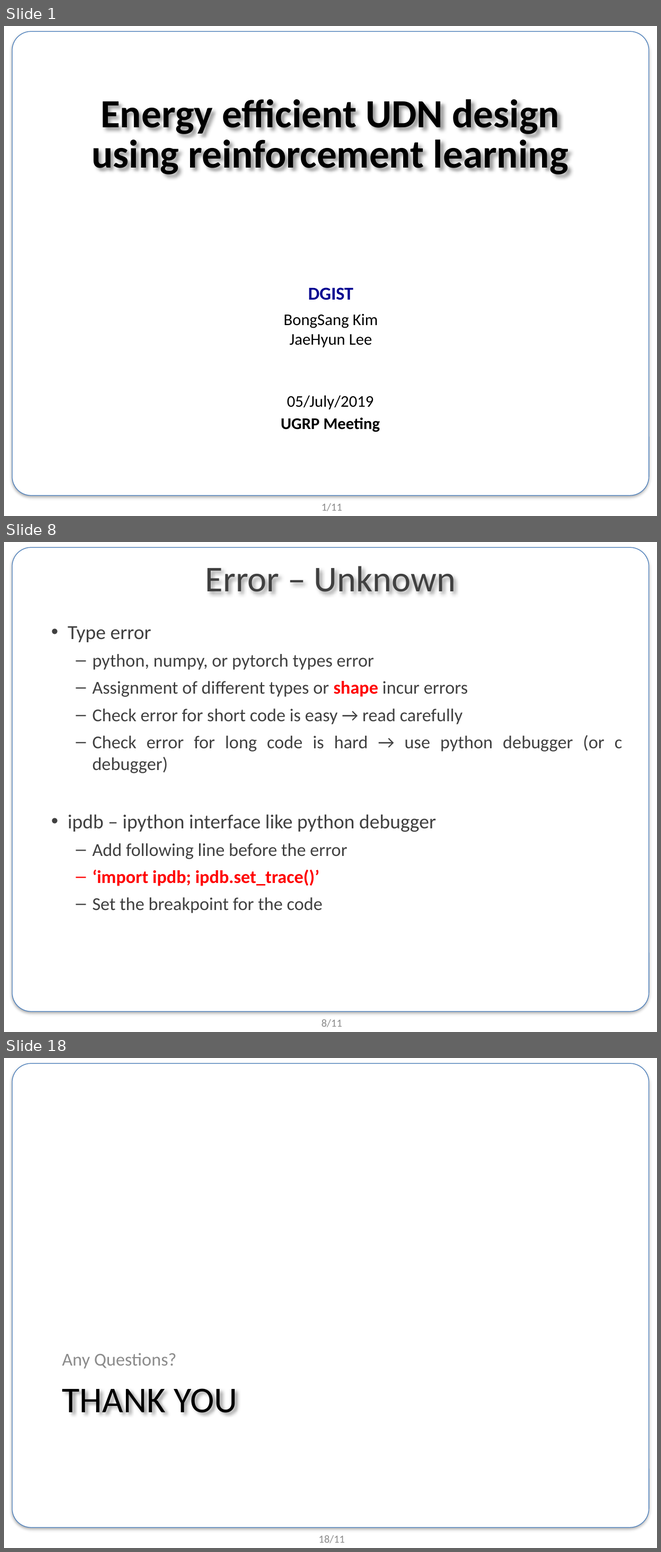
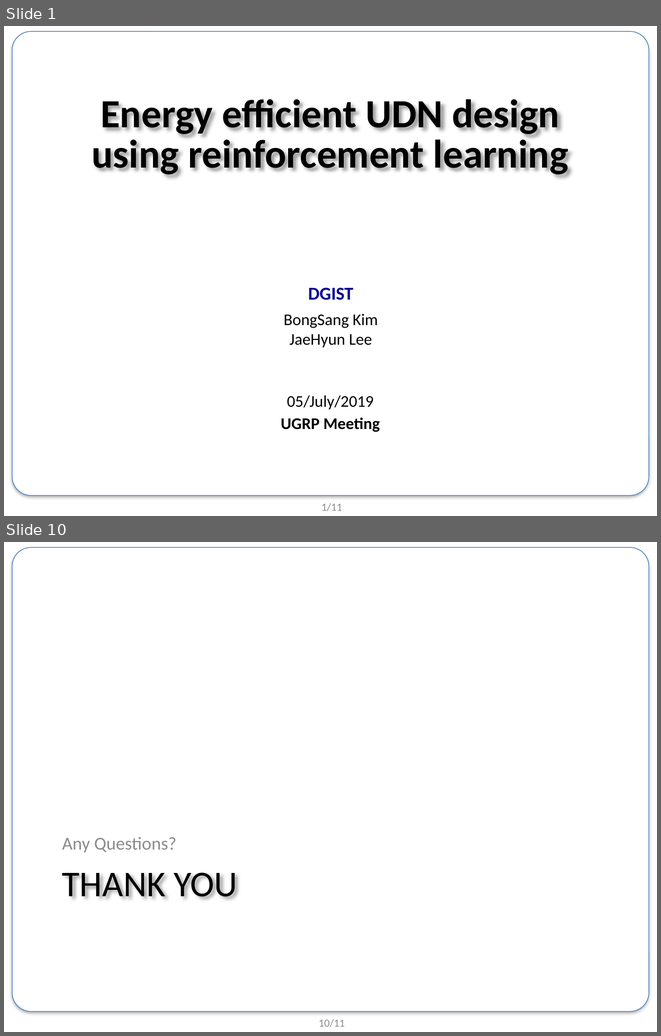
Before and after one commit to BongSangKim/UGRP, a slide deck: 0704 미팅/190704_UGRP_발표자료.pptx. Shown one above the other, each under a label of ours: slides 1, 8 and 18 before the commit, slides 1 and 10 after it; the slides between them are not shown. The pictures are 661x1552 and 661x1036 pixels, drawn with LibreOffice and Linux fonts; fonts in the diff are those of the drawing; background and template pictures are left out. Boxes give left, top, right and bottom in pixels: in the first picture for what was removed or moved away, otherwise in the second. Text is boxed around its words. In the diff, an @@ line names an element or a change of style, - is before the commit and + after.

```diff
--- a/0704 미팅/190704_UGRP_발표자료.pptx
+++ b/0704 미팅/190704_UGRP_발표자료.pptx
@@ slide 8 removed at [4, 542, 657, 1032], background #FFFFFF; not listed: 2 template elements that a slide beside it also shows @@
@@ title removed at [205, 566, 456, 594] @@
-Error – Unknown
@@ text removed at [68, 626, 622, 913] @@
-• Type error
-  – python, numpy, or pytorch types error
-  – Assignment of different types or shape incur errors
-  – Check error for short code is easy → read carefully
-  – Check error for long code is hard → use python debugger (or c debugger)
-• ipdb – ipython interface like python debugger
-  – Add following line before the error
-  – ‘import ipdb; ipdb.set_trace()’
-  – Set the breakpoint for the code
@@ what was slide 18 is now slide 10 @@
@@ page number at [319, 1019, 345, 1027]: text changed @@
-18/11
+10/11
```
Also in this commit, not shown: 1 slide changed, 7 slides added, 14 other slides removed, 1 other file.
